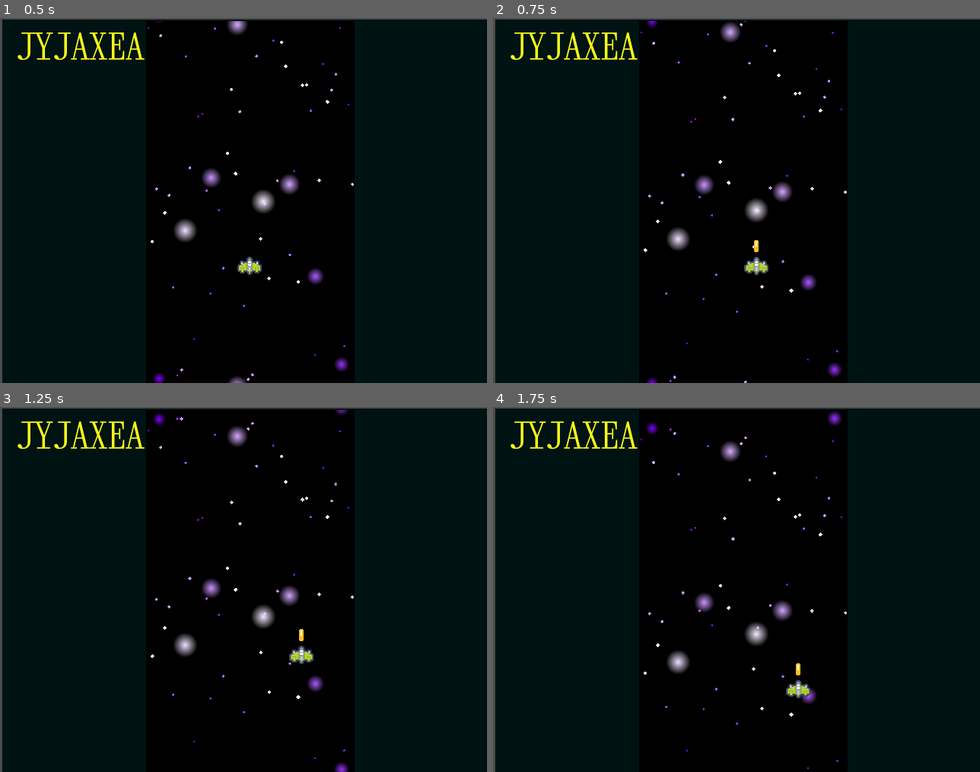
Above: before the commit, frames 1-4 (two rows, left to right).
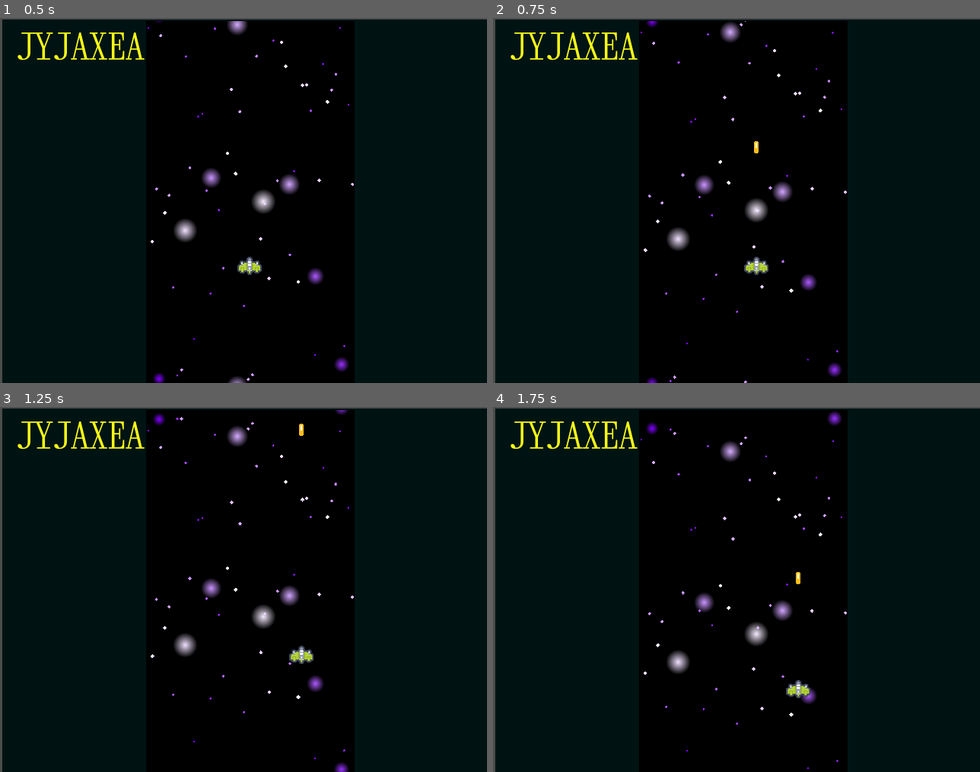
Above: after the commit, the same moments.

Repository: discolingua/jyjaxea
Game: Godot game, scene res://Scenes/GameWorld.tscn
Same seed, same stepped clock (60 frames per second), same inputs: the game is played once before the commit and once after it.
Inputs:
- Up to frame 1 (0.5 s): no input
- Up to frame 2 (0.75 s): tap Enter (ui_accept) at 0.5 s; hold Right (ui_right) from 0.53 s (still down)
- Up to frame 3 (1.25 s): keep holding Right (ui_right); tap Enter (ui_accept) at 0.77 s
- Up to frame 4 (1.75 s): release Right (ui_right) at 1.28 s; hold Down (ui_down) from 1.28 s (still down); tap Enter (ui_accept) at 1.52 s

Frame 1 is identical in both runs. In frame 2, less than 0.1% of the frame differs, in the area x 53-55%, y 33-65%; in frame 3, less than 0.1%; in frame 4, less than 0.1%.

Commit message:
bullets correct speed and they despawn

Diff:
--- a/Scenes/Bullet.tscn
+++ b/Scenes/Bullet.tscn
@@ -15,3 +15,9 @@
 
 [node name="BulletHitbox" type="CollisionShape2D" parent="."]
 shape = SubResource( 1 )
+
+[node name="BulletLifeTimer" type="Timer" parent="."]
+process_mode = 0
+autostart = true
+
+[connection signal="timeout" from="BulletLifeTimer" to="." method="_on_BulletLifeTimer_timeout"]
--- a/Scripts/Bullet.gd
+++ b/Scripts/Bullet.gd
@@ -2,7 +2,7 @@
 
 class_name Bullet
 
-const SPEED = 50
+const SPEED = 10
 
 var velocity : Vector2 = Vector2(0,SPEED * -1)
 
@@ -10,4 +10,11 @@
 	print("bullet ready")
 
 func _physics_process(_delta) -> void:
-	pass
+	position += velocity
+
+
+# despawn bullet when it's gone offscreen
+func _on_BulletLifeTimer_timeout():
+	print("click")
+	if ( position.y < 0 ):
+		queue_free()
